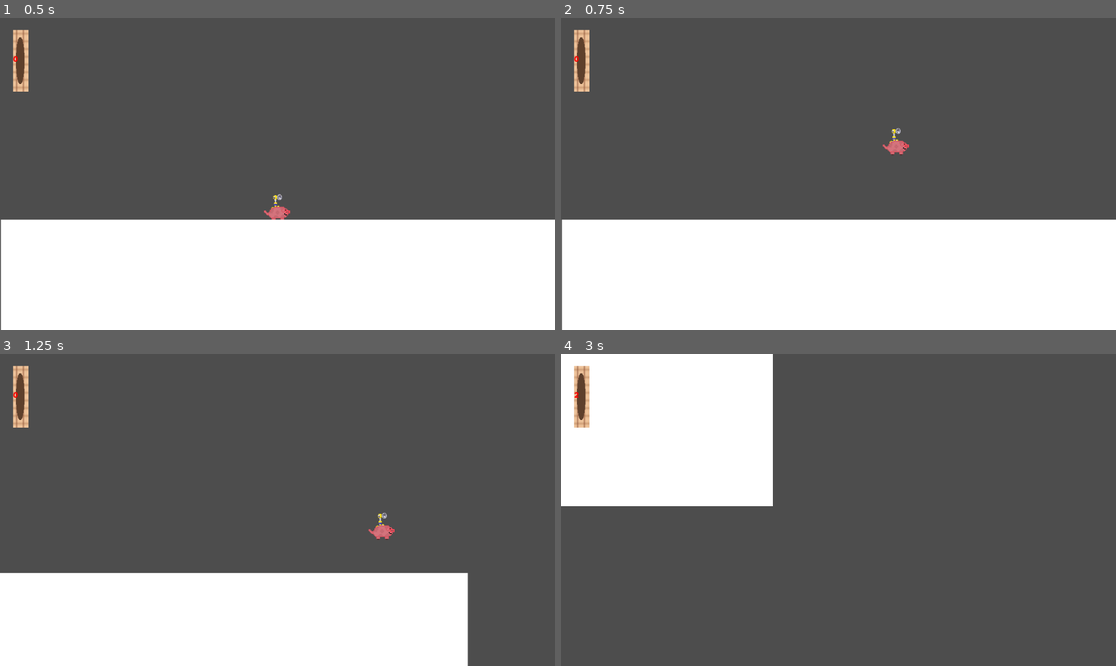
Above: before the commit, frames 1-4 (two rows, left to right).
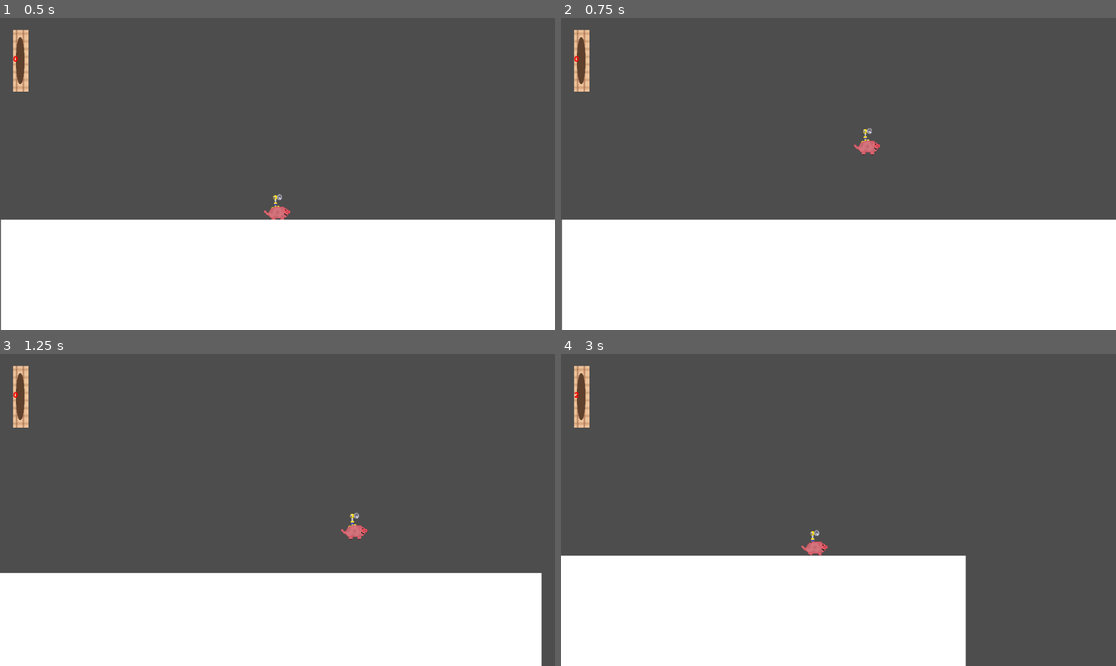
Above: after the commit, the same moments.

Repository: BlebbyBoi-Developer/the-big-pigture
Game: Godot game, scene res://node_2d.tscn
The game is run twice, just before and just after one commit, with the same random seed, the same clock (stepped at 60 frames per second) and the same inputs.
Inputs:
- Up to frame 1 (0.5 s): no input
- Up to frame 2 (0.75 s): tap Enter (ui_accept) at 0.5 s; hold Right (ui_right) from 0.53 s (still down); hold Enter (ui_accept) from 0.53 s (still down)
- Up to frame 3 (1.25 s): keep holding Right (ui_right); keep holding Enter (ui_accept)
- Up to frame 4 (3 s): release Enter (ui_accept) at 1.28 s; tap Q (spray) at 1.35, 2.85 s; tap Enter (ui_accept) at 1.52, 1.55, 1.82 s; release Right (ui_right) at 2.03 s; hold Left (ui_left) 2.03-2.78 s; hold Enter (ui_accept) 2.03-2.78 s; hold Right (ui_right) from 2.78 s (still down)

Frame 1 is identical in both runs. In frame 2, 0.4% of the frame differs, in the area x 52-63%, y 35-44%; in frame 3, 4.4%; in frame 4, 44%, in the area x 0-73%, y 0-100%.

Commit message:
Make tank spray left
finallyyyy

Diff:
--- /dev/null
+++ b/Global.gd
@@ -0,0 +1,17 @@
+extends Node2D
+
+var PlayerFacing = "right"
+
+func _process(_delta):
+	if Input.is_action_pressed("ui_right"):
+		PlayerFacing = "right"
+	elif Input.is_action_pressed("ui_left"):
+		PlayerFacing = "left"
+
+
+
+
+
+
+	#DEBUG
+	print("playerfacing", PlayerFacing)
--- a/character_body_2d.gd
+++ b/character_body_2d.gd
@@ -1,6 +1,6 @@
 extends CharacterBody2D
 
-const SPEED = 300.0
+const SPEED = 150.0
 const JUMP_VELOCITY = -400.0
 
 @onready var sprite: AnimatedSprite2D = $AnimatedSprite2D
@@ -33,3 +33,7 @@
 		sprite.play("Run")
 	else:
 		sprite.play("Idle")
+
+
+	print ("X Vel", velocity.x)
+	print ("Dir", direction)
--- /dev/null
+++ b/node_2d.gd
@@ -0,0 +1,9 @@
+extends Node2D
+
+func _process(_delta):
+	if Input.is_action_pressed("ui_left"):
+		print ("left")
+	elif Input.is_action_pressed("ui_right"):
+		print ("right")
+	elif Input.is_action_pressed("ui_accept"):
+		print ("jump")
--- a/node_2d.tscn
+++ b/node_2d.tscn
@@ -1,6 +1,7 @@
 [gd_scene format=3 uid="uid://bick65ivxgnoj"]
 
 [ext_resource type="Script" uid="uid://ohkn0jtk56rp" path="res://character_body_2d.gd" id="1_0e48y"]
+[ext_resource type="Script" uid="uid://dj3ugk3j3hnmh" path="res://node_2d.gd" id="1_flf07"]
 [ext_resource type="Script" uid="uid://jkpq6pf8145j" path="res://tank.gd" id="3_0hol4"]
 [ext_resource type="Texture2D" uid="uid://b8mxuixkeddnu" path="res://sprites/pigspray.png" id="3_4d7sh"]
 [ext_resource type="Texture2D" uid="uid://bhpu57cdnvvao" path="res://sprites/waterdroplet.png" id="3_ir8iy"]
@@ -17,20 +18,6 @@
 [ext_resource type="Script" uid="uid://djd7253dpgo83" path="res://label.gd" id="15_d2bti"]
 [ext_resource type="FontFile" uid="uid://dbmsau3jp60gy" path="res://_pophappiness__super_mario_sunshine_text_font_by_wingedyoshi14_dbyoh1g.ttf" id="15_ta5nu"]
 
-[sub_resource type="GDScript" id="GDScript_ta5nu"]
-script/source = "extends Node2D
-
-
-# Called when the node enters the scene tree for the first time.
-func _ready() -> void:
-	pass # Replace with function body.
-
-
-# Called every frame. 'delta' is the elapsed time since the previous frame.
-func _process(delta: float) -> void:
-	pass
-"
-
 [sub_resource type="CapsuleShape2D" id="CapsuleShape2D_4d7sh"]
 radius = 9.066223
 height = 20.131958
@@ -154,7 +141,7 @@
 font_color = Color(1, 0, 0, 1)
 
 [node name="World" type="Node2D" unique_id=262392655]
-script = SubResource("GDScript_ta5nu")
+script = ExtResource("1_flf07")
 
 [node name="Player" type="CharacterBody2D" parent="." unique_id=120013041]
 position = Vector2(580, 281)
--- a/project.godot
+++ b/project.godot
@@ -15,8 +15,32 @@
 config/features=PackedStringArray("4.6", "Forward Plus")
 config/icon="res://icon.svg"
 
+[autoload]
+
+Global="*uid://2j2yyogoa6e8"
+
 [input]
 
+ui_left={
+"deadzone": 0.5,
+"events": [Object(InputEventKey,"resource_local_to_scene":false,"resource_name":"","device":0,"window_id":0,"alt_pressed":false,"shift_pressed":false,"ctrl_pressed":false,"meta_pressed":false,"pressed":false,"keycode":4194319,"physical_keycode":0,"key_label":0,"unicode":0,"location":0,"echo":false,"script":null)
+]
+}
+ui_right={
+"deadzone": 0.5,
+"events": [Object(InputEventKey,"resource_local_to_scene":false,"resource_name":"","device":0,"window_id":0,"alt_pressed":false,"shift_pressed":false,"ctrl_pressed":false,"meta_pressed":false,"pressed":false,"keycode":4194321,"physical_keycode":0,"key_label":0,"unicode":0,"location":0,"echo":false,"script":null)
+]
+}
+ui_up={
+"deadzone": 0.5,
+"events": [Object(InputEventKey,"resource_local_to_scene":false,"resource_name":"","device":0,"window_id":0,"alt_pressed":false,"shift_pressed":false,"ctrl_pressed":false,"meta_pressed":false,"pressed":false,"keycode":4194320,"physical_keycode":0,"key_label":0,"unicode":0,"location":0,"echo":false,"script":null)
+]
+}
+ui_down={
+"deadzone": 0.5,
+"events": [Object(InputEventKey,"resource_local_to_scene":false,"resource_name":"","device":0,"window_id":0,"alt_pressed":false,"shift_pressed":false,"ctrl_pressed":false,"meta_pressed":false,"pressed":false,"keycode":4194322,"physical_keycode":0,"key_label":0,"unicode":0,"location":0,"echo":false,"script":null)
+]
+}
 spray={
 "deadzone": 0.2,
 "events": [Object(InputEventKey,"resource_local_to_scene":false,"resource_name":"","device":-1,"window_id":0,"alt_press …(192 unchanged characters)…
--- a/tank.gd
+++ b/tank.gd
@@ -23,6 +23,14 @@
 	elif chargepercentage == 100 and Input.is_action_just_released("spray"):
 		blast()
 
+	if Global.PlayerFacing == "right":
+		$CPUParticles2D.direction.x = -2
+		$CPUParticles2D.gravity.x = 200
+
+	elif Global.PlayerFacing == "left":
+		$CPUParticles2D.direction.x = 2
+		$CPUParticles2D.gravity.x = -200
+
 	print ("chargepercentage:", chargepercentage)
 	print ("charging: ", charging)
 	print("charged: ", charged)
Not shown, added: Global.gd.uid
Not shown, added: node_2d.gd.uid
